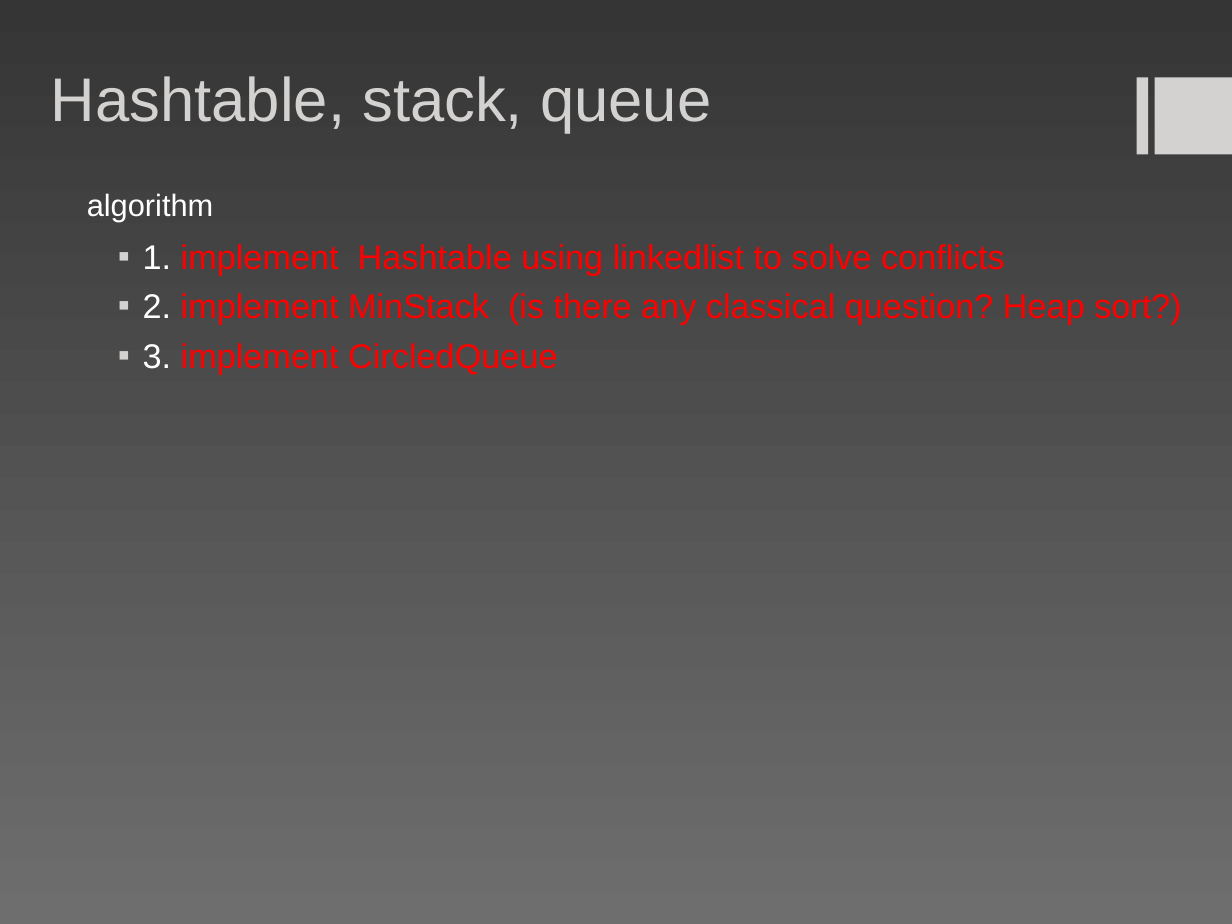
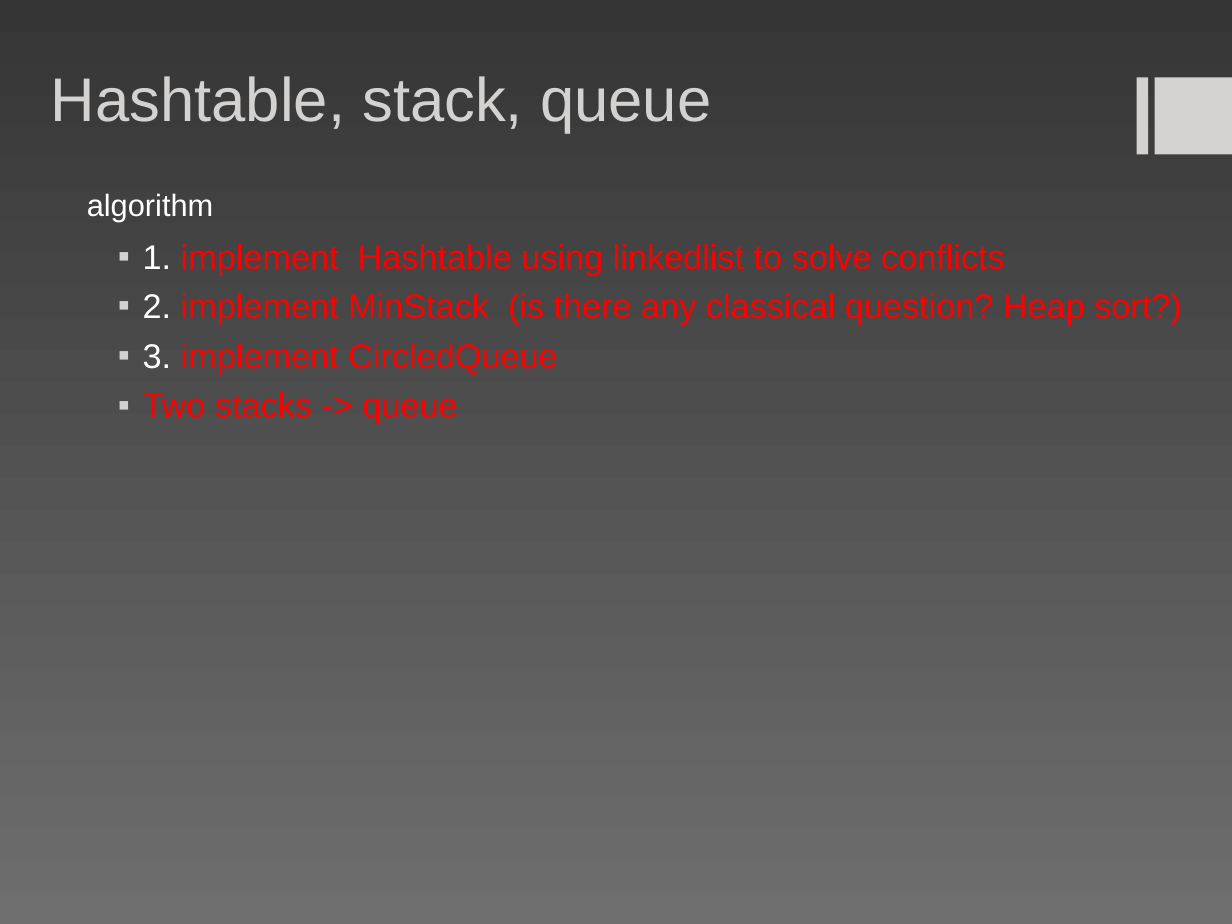
Before and after one commit to sunwaylive/five-minutes-algorithm, a slide deck: slide 7 of code_on_paper.ppt. Drawn at 1232x924 pixels with LibreOffice and Linux fonts; fonts in the diff are those of the drawing. Boxes give left, top, right and bottom in pixels: in the first picture for what was removed or moved away, otherwise in the second. Text is boxed around its words. In the diff, an @@ line names an element or a change of style, - is before the commit and + after.

```diff
--- a/code_on_paper.ppt
+++ b/code_on_paper.ppt
@@ text at [143,392,457,424]: paragraph added @@
+▪ Two stacks -> queue
```
Also in this commit, not shown: 9 other files.
